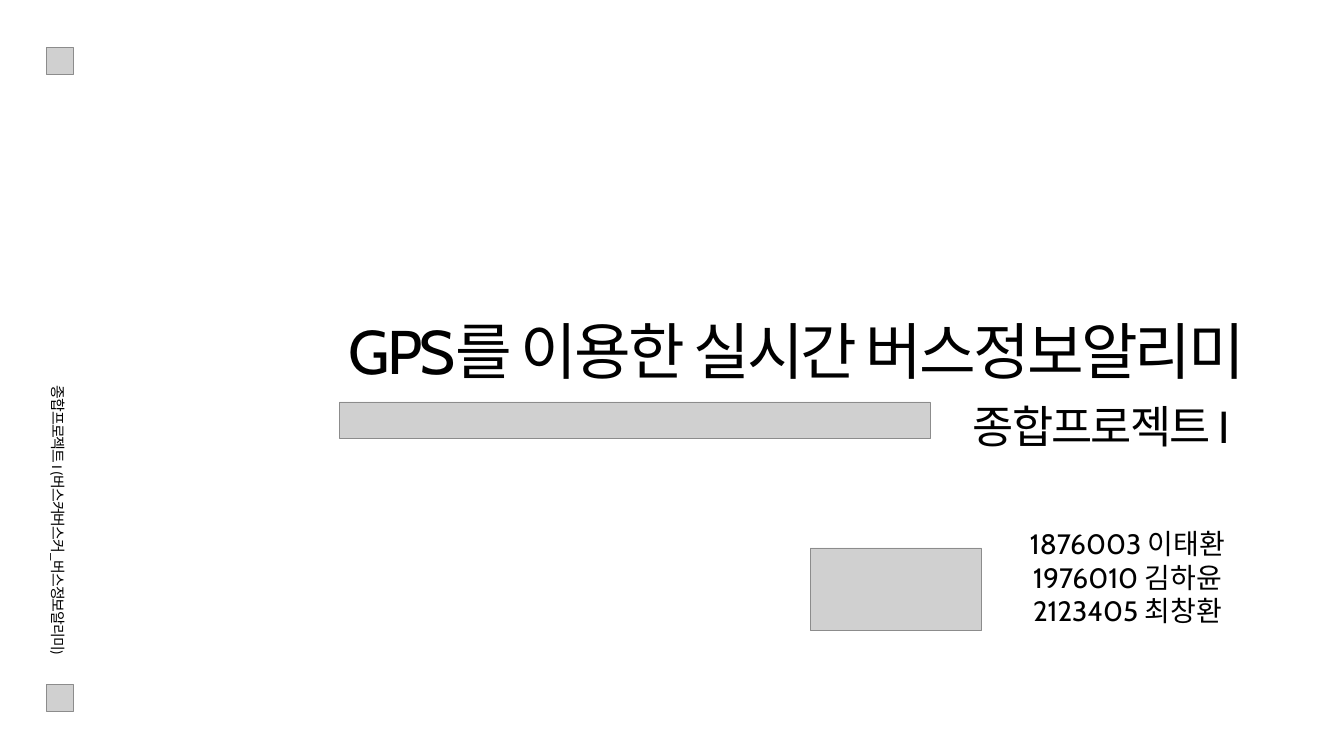
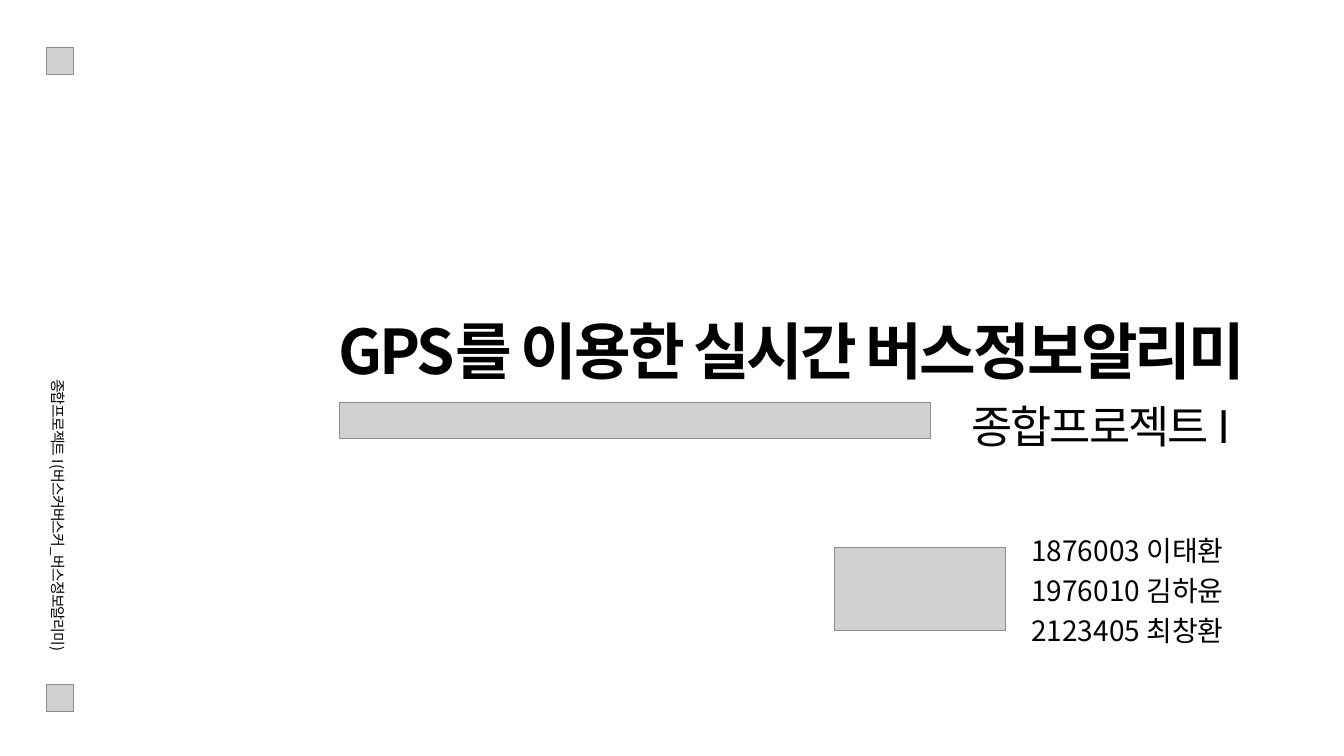
Before and after one commit to Hwan0808/Capstone_Project, a slide deck: slide 1 of 종합프로젝트설계_발표자료.pptx. Drawn at 1344x756 pixels with LibreOffice and Linux fonts; fonts in the diff are those of the drawing; grey boxes stand for pictures. Boxes give left, top, right and bottom in pixels: in the first picture for what was removed or moved away, otherwise in the second. Text is boxed around its words. In the diff, an @@ line names an element or a change of style, - is before the commit and + after.

```diff
--- a/종합프로젝트설계_발표자료.pptx
+++ b/종합프로젝트설계_발표자료.pptx
@@ text "GPS를 이용한 실시간 버스정보알리미" at (338,322,1246,380): font Cabin to Noto Sans CJK KR, bold on @@
@@ text "종합프로젝트 I (버스커버스커_버스정보알리미)": place and size @@
-text "종합프로젝트 I (버스커버스커_버스정보알리미)" at (48,393,70,649)
+text "종합프로젝트 I (버스커버스커_버스정보알리미)" at (49,386,71,644)
@@ text "종합프로젝트 I (버스커버스커_버스정보알리미)" at (49,386,71,644): font Calibri to Noto Sans CJK KR @@
@@ text "종합프로젝트 I" at (971,405,1230,447): font Cabin to Noto Sans CJK KR @@
@@ text "1876003 이태환" at (1031,537,1223,644): font Cabin to Noto Sans CJK KR; line spacing 1 to 1.2 @@
@@ picture: place and size @@
-picture at (810,548,982,630)
+picture at (835,548,1006,630)
```
Also in this commit, not shown: 10 other slides changed, 1 slide added, 1 slide removed.
